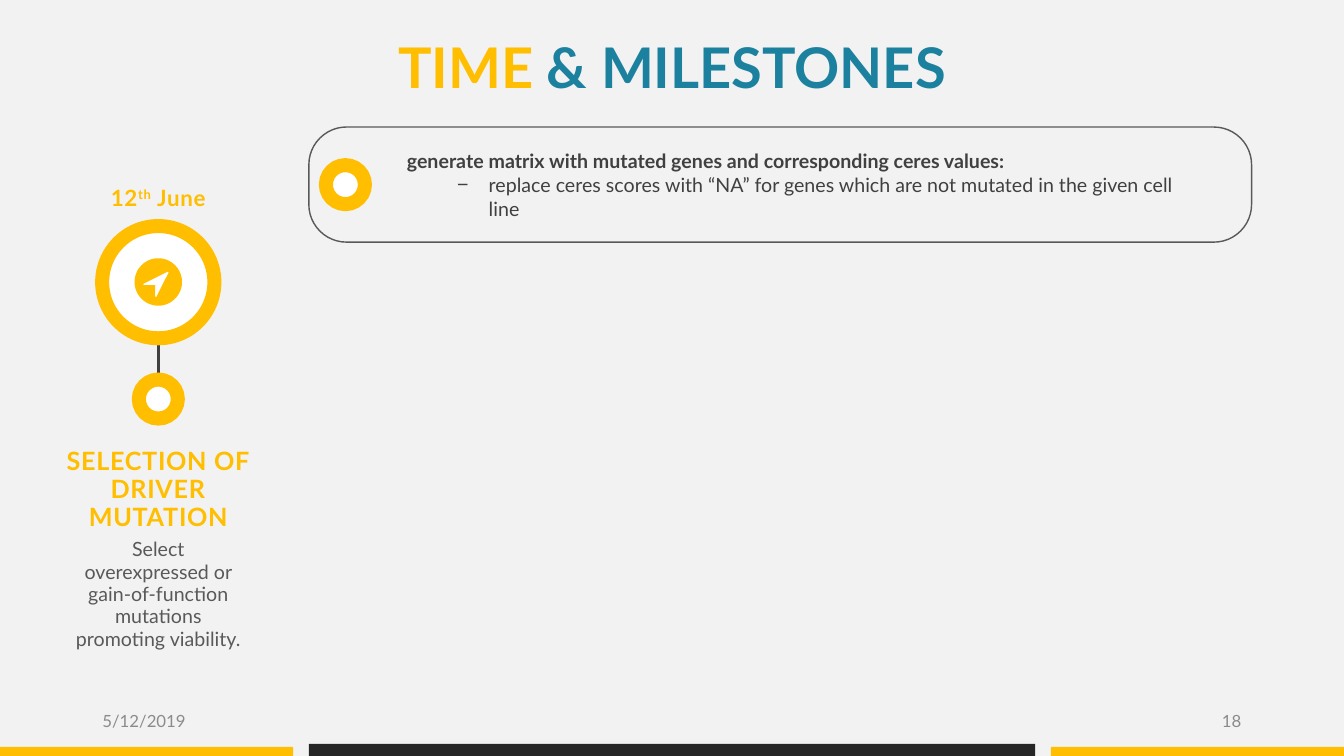
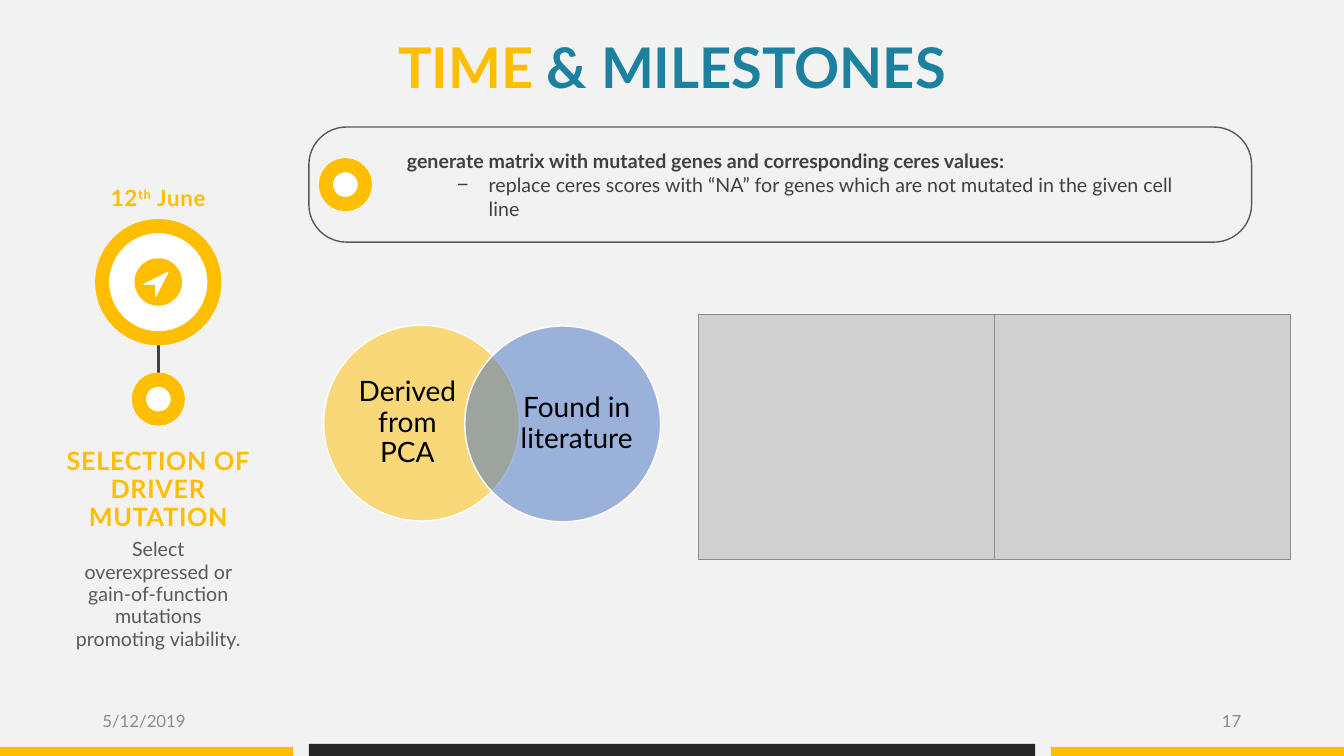
Before and after one commit to datascience-mobi/group-04-project-1-4, a slide deck: slide 17 of Project proposal_presentation_V1.pptx (slide 18 before the commit). Drawn at 1344x756 pixels with LibreOffice and Linux fonts; fonts in the diff are those of the drawing; grey boxes stand for pictures. Boxes give left, top, right and bottom in pixels: in the first picture for what was removed or moved away, otherwise in the second. Text is boxed around its words. In the diff, an @@ line names an element or a change of style, - is before the commit and + after.

```diff
--- a/Project proposal_presentation_V1.pptx
+++ b/Project proposal_presentation_V1.pptx
@@ picture added at bbox=[699, 315, 994, 560] @@
@@ picture added at bbox=[995, 315, 1291, 560] @@
@@ group added at bbox=[324, 326, 660, 521]: 2 ellipses, 2 texts @@
+Derived from PCA
+Found in literature
@@ page number at bbox=[1222, 715, 1241, 727]: text changed @@
-18
+17
```
Also in this commit, not shown: 5 other slides changed, 3 slides added, 3 slides removed.
